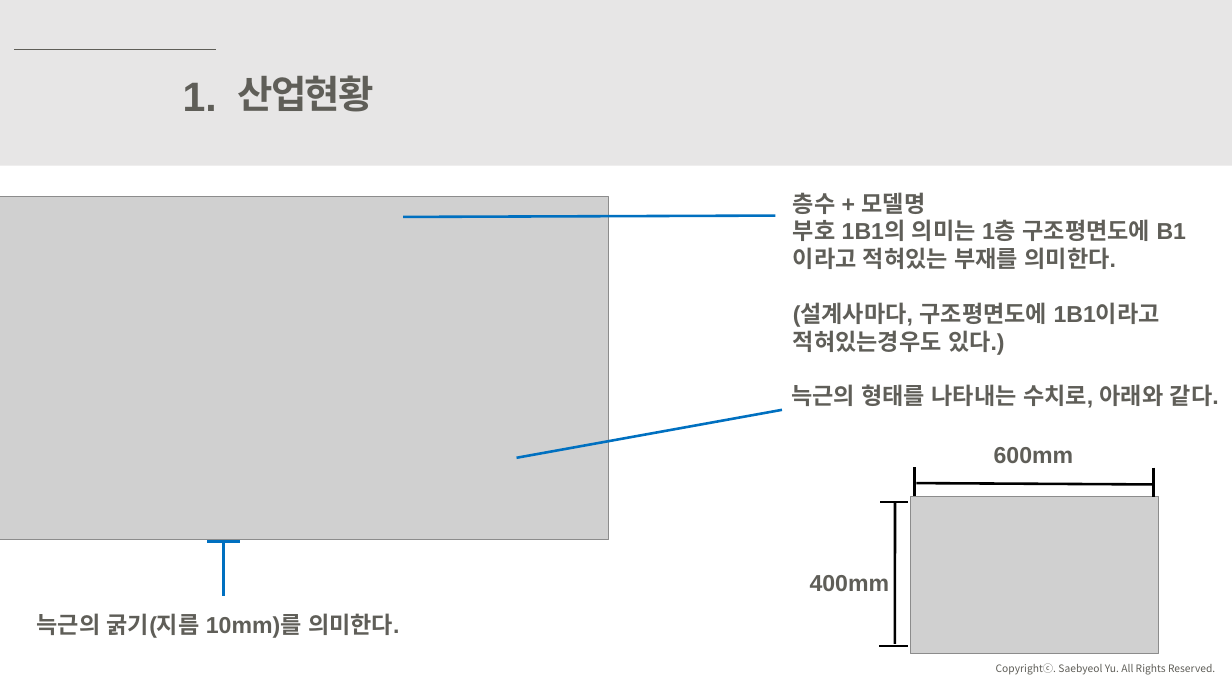
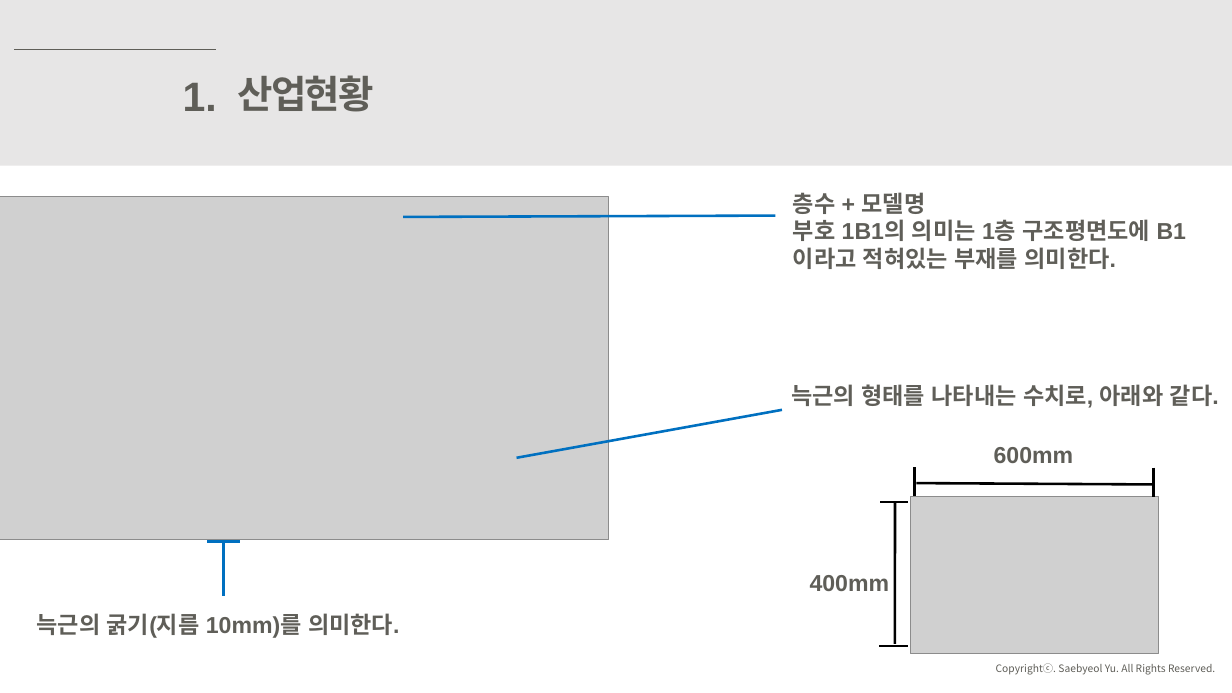
Before and after one commit to ssh6189/2021.06.12, a slide deck: slide 7 of 2021년 6월 12일 도면해석자동화.pptx. Drawn at 1232x693 pixels with LibreOffice and Linux fonts; fonts in the diff are those of the drawing; grey boxes stand for pictures. Boxes give left, top, right and bottom in pixels: in the first picture for what was removed or moved away, otherwise in the second. Text is boxed around its words. In the diff, an @@ line names an element or a change of style, - is before the commit and + after.

Commit message:
2021년 6월 12일

```diff
--- a/2021년 6월 12일 도면해석자동화.pptx
+++ b/2021년 6월 12일 도면해석자동화.pptx
@@ text at (793,302,1160,355): paragraph removed @@
-(설계사마다, 구조평면도에 1B1이라고 적혀있는경우도 있다.)
```
